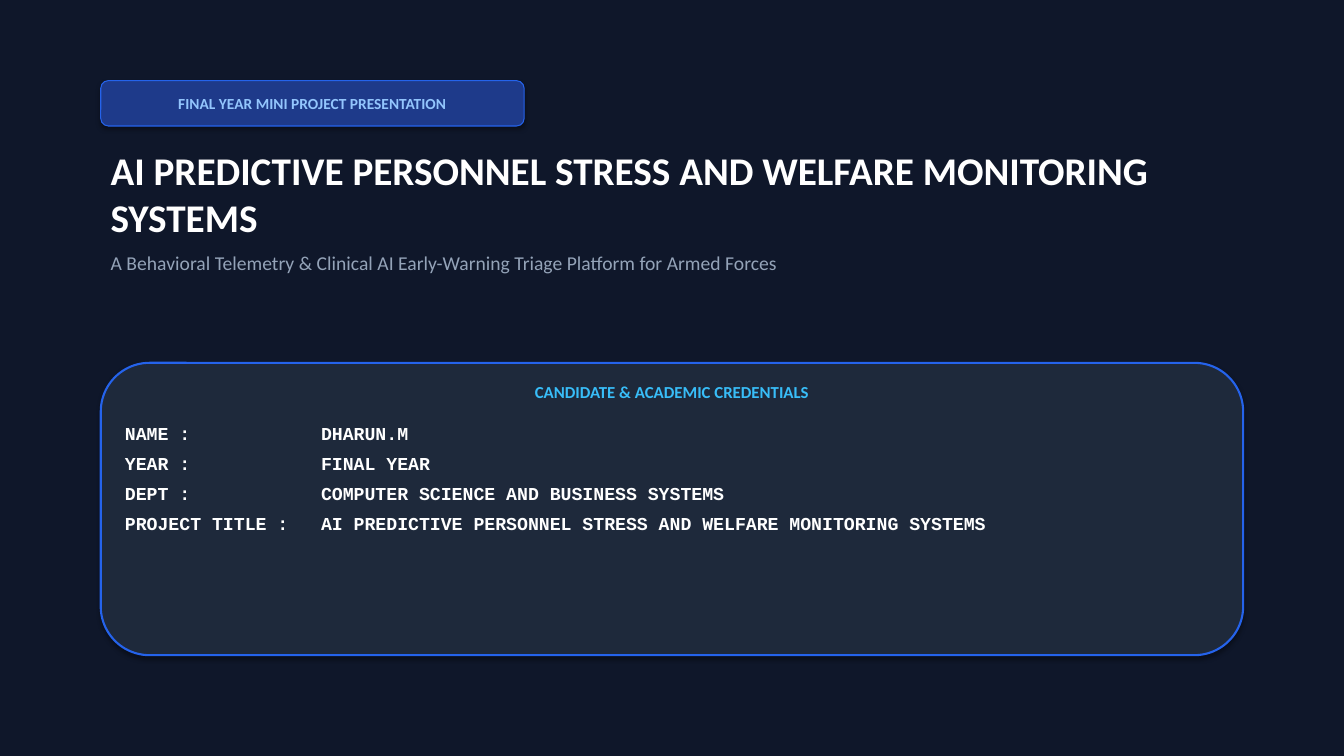
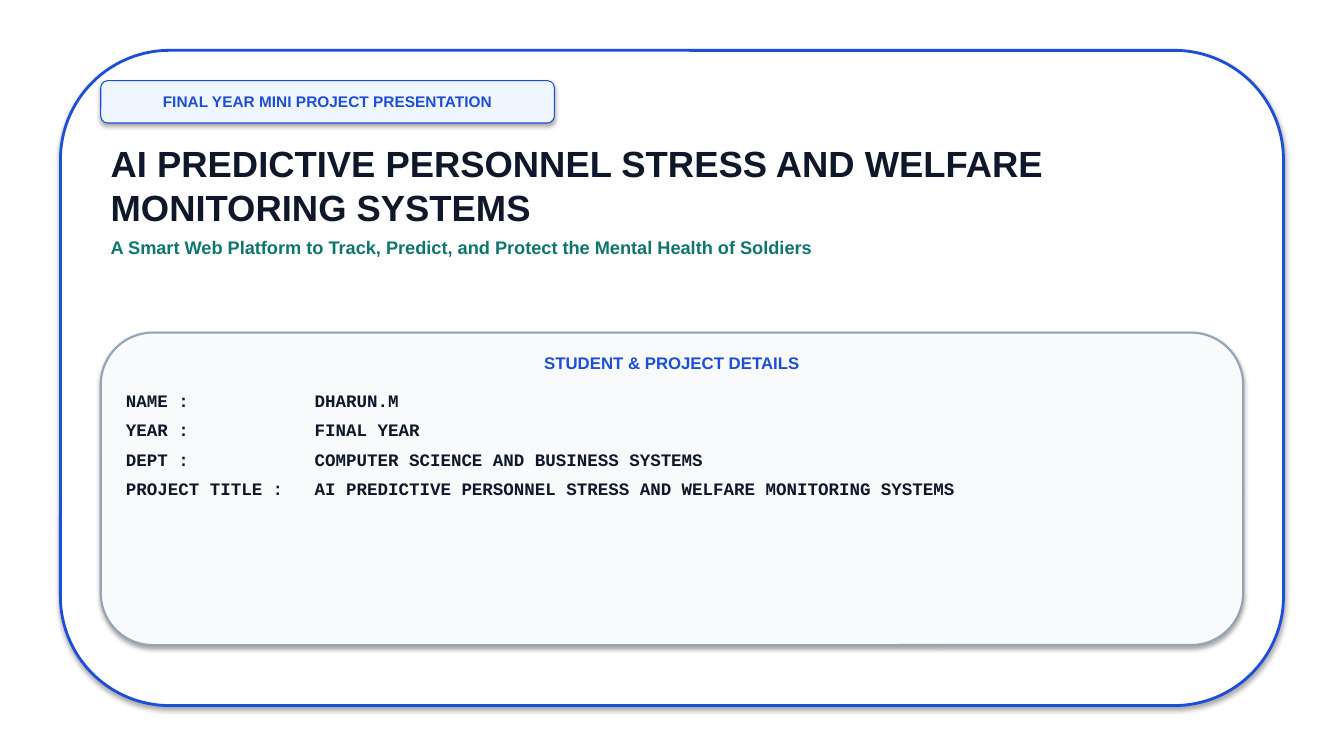
Before and after one commit to dharuntech275/APPS-, a slide deck: slide 1 of APPS_Mini_Project_Presentation.pptx. Drawn at 1344x756 pixels with LibreOffice and Linux fonts; fonts in the diff are those of the drawing. Boxes give left, top, right and bottom in pixels: in the first picture for what was removed or moved away, otherwise in the second. Text is boxed around its words. In the diff, an @@ line names an element or a change of style, - is before the commit and + after.

Commit message:
docs: update presentation with print-friendly clean white layout, simple English, and companion landscape printout PDF

```diff
--- a/APPS_Mini_Project_Presentation.pptx
+++ b/APPS_Mini_Project_Presentation.pptx
@@ rectangle at box(0, 0, 1344, 756): fill #0F172A to #FFFFFF @@
@@ rounded rectangle added at box(60, 50, 1284, 706), fill #FFFFFF, outline #1D4ED8 2 pt @@
@@ rounded rectangle "FINAL YEAR MINI PROJECT PRESENTATION": place and size @@
-rounded rectangle "FINAL YEAR MINI PROJECT PRESENTATION" at box(101, 81, 524, 126)
+rounded rectangle "FINAL YEAR MINI PROJECT PRESENTATION" at box(101, 81, 555, 123)
@@ rounded rectangle "FINAL YEAR MINI PROJECT PRESENTATION" at box(101, 81, 555, 123): font Calibri to Arial, text colour #93C5FD to #1D4ED8; fill #1E3A8A to #EFF6FF; outline #2563EB 0.75 pt to #1D4ED8 0.75 pt @@
@@ text at box(111, 151, 1043, 222): size 28 to 26 pt, font Calibri to Arial, text colour #FFFFFF to #0F172A in "AI PREDICTIVE PERSONNEL STRESS AND WELFARE MONITORING ..." @@
@@ text at box(111, 240, 812, 257): text changed; size 14 to 13 pt; font Calibri to Arial; text colour #94A3B8 to #0F766E; bold on @@
-A Behavioral Telemetry & Clinical AI Early-Warning Triage Platform for Armed Forces
+A Smart Web Platform to Track, Predict, and Protect the Mental Health of Soldiers
@@ rounded rectangle "STUDENT & PROJECT DETAILS": place and size @@
-rounded rectangle "STUDENT & PROJECT DETAILS" at box(101, 363, 1243, 655)
+rounded rectangle "STUDENT & PROJECT DETAILS" at box(101, 333, 1243, 645)
@@ rounded rectangle "STUDENT & PROJECT DETAILS" at box(101, 333, 1243, 645): fill #1E293B to #F8FAFC; outline #2563EB 1.5 pt to #94A3B8 1.5 pt @@
@@ text in rounded rectangle at box(544, 357, 799, 369): text changed; font Calibri to Arial; text colour #38BDF8 to #1D4ED8 @@
-CANDIDATE & ACADEMIC CREDENTIALS
+STUDENT & PROJECT DETAILS
@@ text in rounded rectangle at box(126, 395, 954, 495): size 13 to 12.5 pt, text colour #FFFFFF to #0F172A in "NAME : DHARUN.M", "YEAR : FINAL YEAR", "DEPT : COMPUTER SCIENCE AND BUSINESS SYSTEMS", "PROJECT TITLE : AI PREDICTIVE PERSONNEL STRESS ..." @@
```
Also in this commit, not shown: 9 other slides changed, 3 other files.
